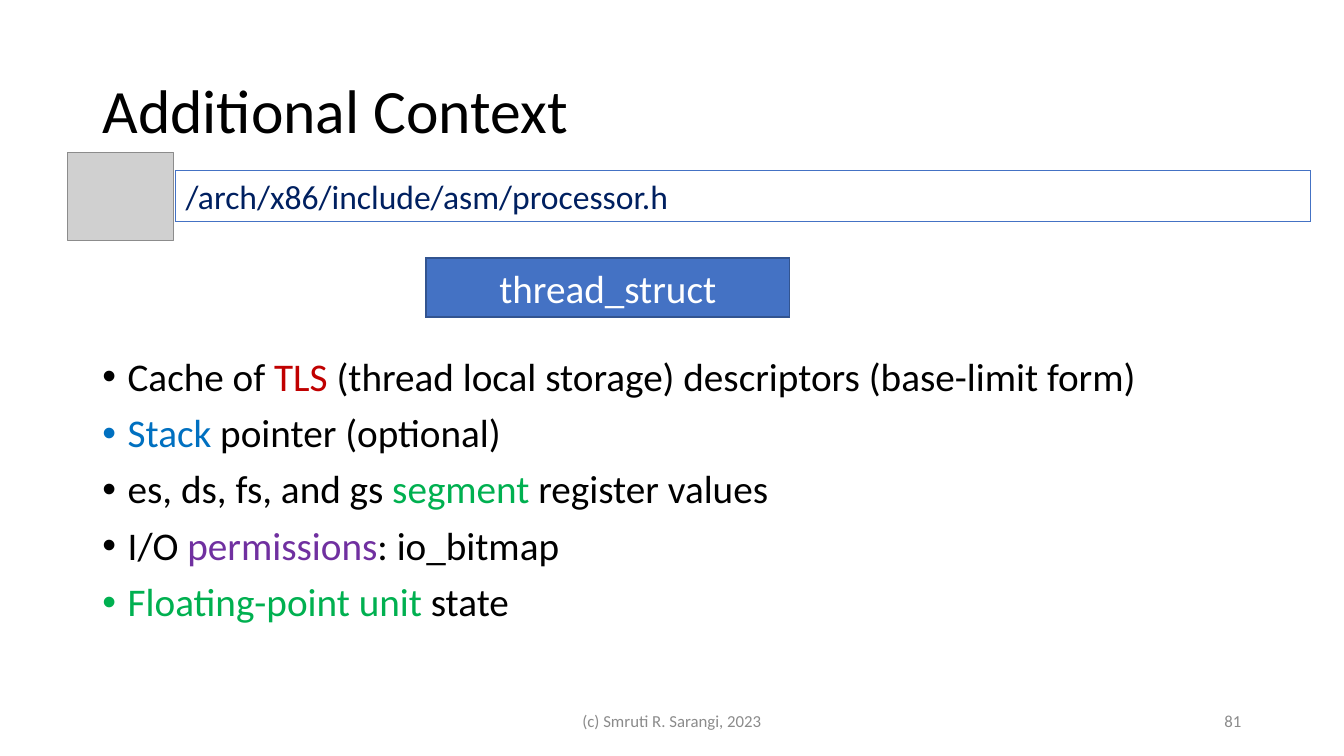
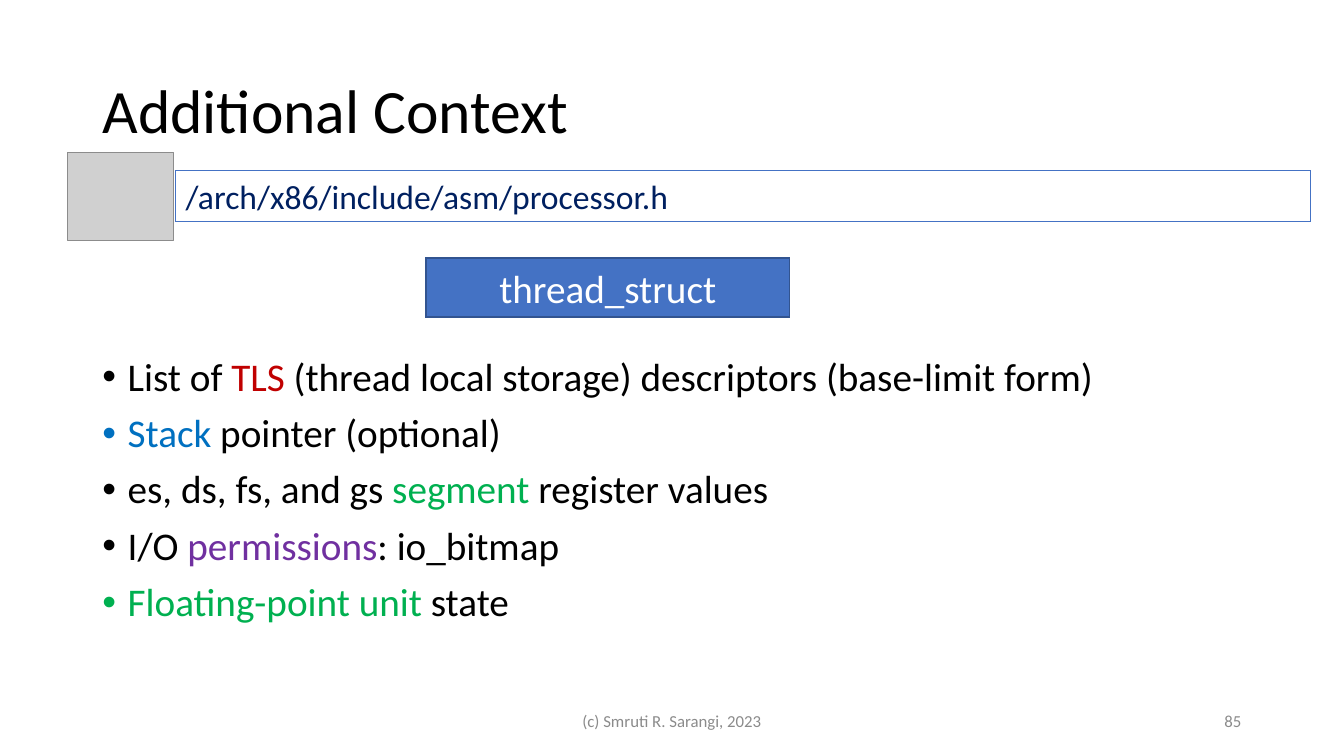
Before and after one commit to srsarangi/srsarangi.github.io, a slide deck: slide 85 of osbook/slides/3.processes.pptx (slide 81 before the commit). Drawn at 1344x756 pixels with LibreOffice and Linux fonts; fonts in the diff are those of the drawing; grey boxes stand for pictures. Boxes give left, top, right and bottom in pixels: in the first picture for what was removed or moved away, otherwise in the second. Text is boxed around its words. In the diff, an @@ line names an element or a change of style, - is before the commit and + after.

```diff
--- a/osbook/slides/3.processes.pptx
+++ b/osbook/slides/3.processes.pptx
@@ text at [128,362,1093,398]: text changed @@
-• Cache of TLS (thread local storage) descriptors (base-limit form)
+• List of TLS (thread local storage) descriptors (base-limit form)
@@ page number at [1224,715,1241,727]: text changed @@
-81
+85
```
Also in this commit, not shown: 12 other slides changed, 5 slides added, 1 slide removed.
